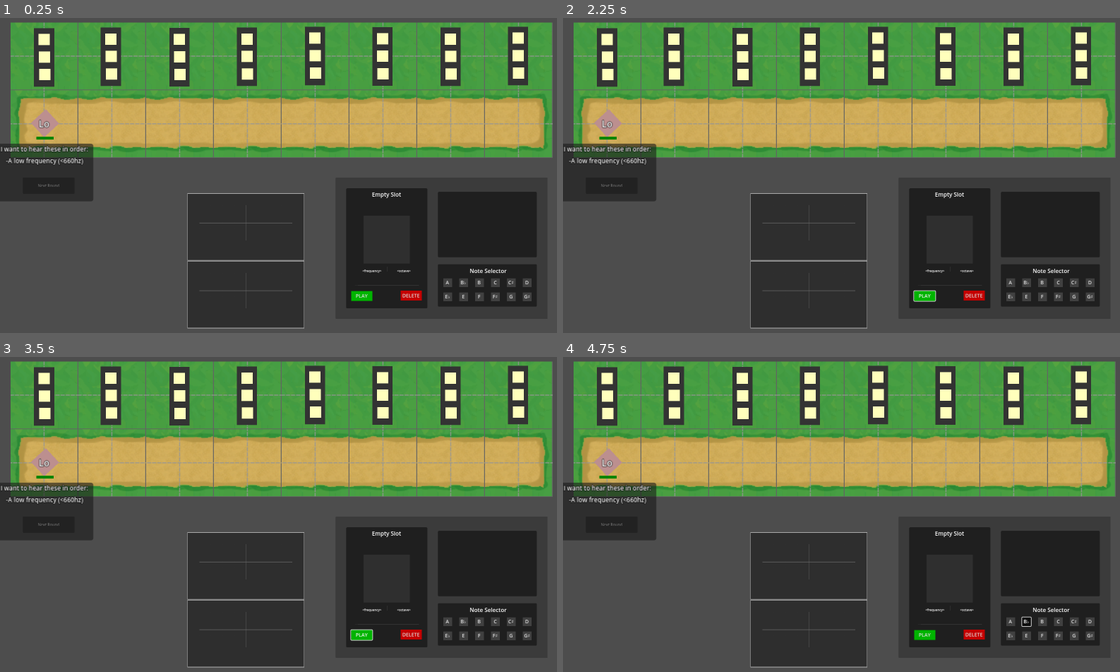
Above: before the commit, frames 1-4 (two rows, left to right).
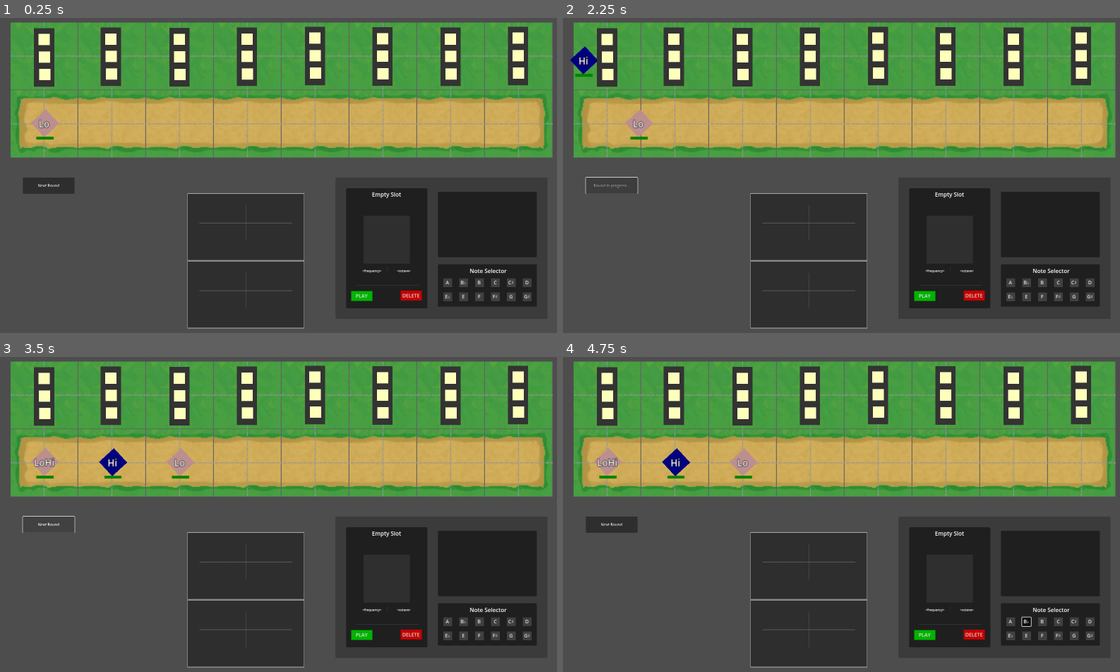
Above: after the commit, the same moments.

Repository: levyy7/Phantom-Frequencies
Game: Godot game, scene res://main_scene.tscn
Same seed, same stepped clock (60 frames per second), same inputs: the game is played once before the commit and once after it.
Inputs:
- Up to frame 1 (0.25 s): no input
- Up to frame 2 (2.25 s): click "PLAY" at 0.5 s; click "PLAY" at 1.25 s; click "Next Round" at 2 s
- Up to frame 3 (3.5 s): click "Next Round" at 2.75 s
- Up to frame 4 (4.75 s): click "A" at 3.5 s; click "B♭" at 4.25 s

The runs differ from the first frame. In frame 1, 2.5% of the frame differs, in the area x 0-17%, y 39-59%; in frame 2, 3.7%, in the area x 0-68%, y 8-91%; in frame 3, 3.6%; in frame 4, 3.1%.
Error in both runs: Assertion failed. (res://ui/tower_ui.gd:94)

Commit message:
Fix harmonograph and ratios to lowest note as base note

Diff:
--- a/enemy/Enemy.tscn
+++ b/enemy/Enemy.tscn
@@ -74,6 +74,7 @@
 horizontal_alignment = 1
 
 [node name="DescriptionPanel" type="Panel" parent="."]
+visible = false
 offset_left = -61.2319
 offset_top = 25.3623
 offset_right = 62.7681
@@ -82,6 +83,7 @@
 size_flags_stretch_ratio = 2.51
 
 [node name="DescriptionText" type="Label" parent="DescriptionPanel"]
+layout_mode = 0
 offset_left = -1.0
 offset_top = 1.0
 offset_right = 125.0
--- a/visualization_pane/harmonograph/harmonograph.gd
+++ b/visualization_pane/harmonograph/harmonograph.gd
@@ -11,6 +11,11 @@
 	var points: Array[Vector2] = []
 	var canvas_size = $GraphDisplay.size
 	var center = Vector2(canvas_size.x/2, canvas_size.y/2)
+	var min_freq = 1000000
+	if len(freqs) > 0:
+		for freq in freqs:
+			if freq.frequency < min_freq:
+				min_freq = freq.frequency
 
 
 	for i in range(NUM_POINTS):
@@ -19,8 +24,8 @@
 		var y = 0.0
 
 		for freq in freqs:
-			x += sin(t * freq.frequency)
-			y += cos(t * freq.frequency)
+			x += sin(t * 440.0*freq.frequency/min_freq)
+			y += cos(t * 440.0*freq.frequency/min_freq)
 
 		var screen_point = Vector2(
 			center.x + x * scale_factor,
@@ -63,12 +68,16 @@
 		descriptor += str(roundi(freq.frequency)) + ", "
 
 	var ratio_descriptor = ""
+	var min_freq = frequencies[0].frequency
+	for freq in frequencies:
+		if freq.frequency < min_freq:
+			min_freq = freq.frequency
 	if frequencies.size() > 1:
 		for freq in frequencies:
 			# TODO (Karen):
 			# 1. lookup the proper ratio and express it as a fraction
 			# 2. show the user if the chord is "bad" or "good" based on this ratio, show it on the game with colors etc.
-			ratio_descriptor += "%.2f" % (freq.frequency / frequencies[0].frequency) + ", "
+			ratio_descriptor += "%.2f" % (freq.frequency / min_freq) + ", "
 
 	return descriptor + "\n" + ratio_descriptor
 
--- a/visualization_pane/oscilloscope/oscilloscope.gd
+++ b/visualization_pane/oscilloscope/oscilloscope.gd
@@ -64,12 +64,18 @@
 		descriptor += str(roundi(freq.frequency)) + ", "
 
 	var ratio_descriptor = ""
+	var min_freq = frequencies[0].frequency
+	for freq in frequencies:
+		if freq.frequency < min_freq:
+			min_freq = freq.frequency
+
 	if frequencies.size() > 1:
 		for freq in frequencies:
 			# TODO (Karen):
 			# 1. lookup the proper ratio and express it as a fraction
 			# 2. show the user if the chord is "bad" or "good" based on this ratio, show it on the game with colors etc.
-			ratio_descriptor += "%.2f" % (freq.frequency / frequencies[0].frequency) + ", "
+
+			ratio_descriptor += "%.2f" % (freq.frequency / min_freq) + ", "
 
 	return descriptor + "\n" + ratio_descriptor
 
